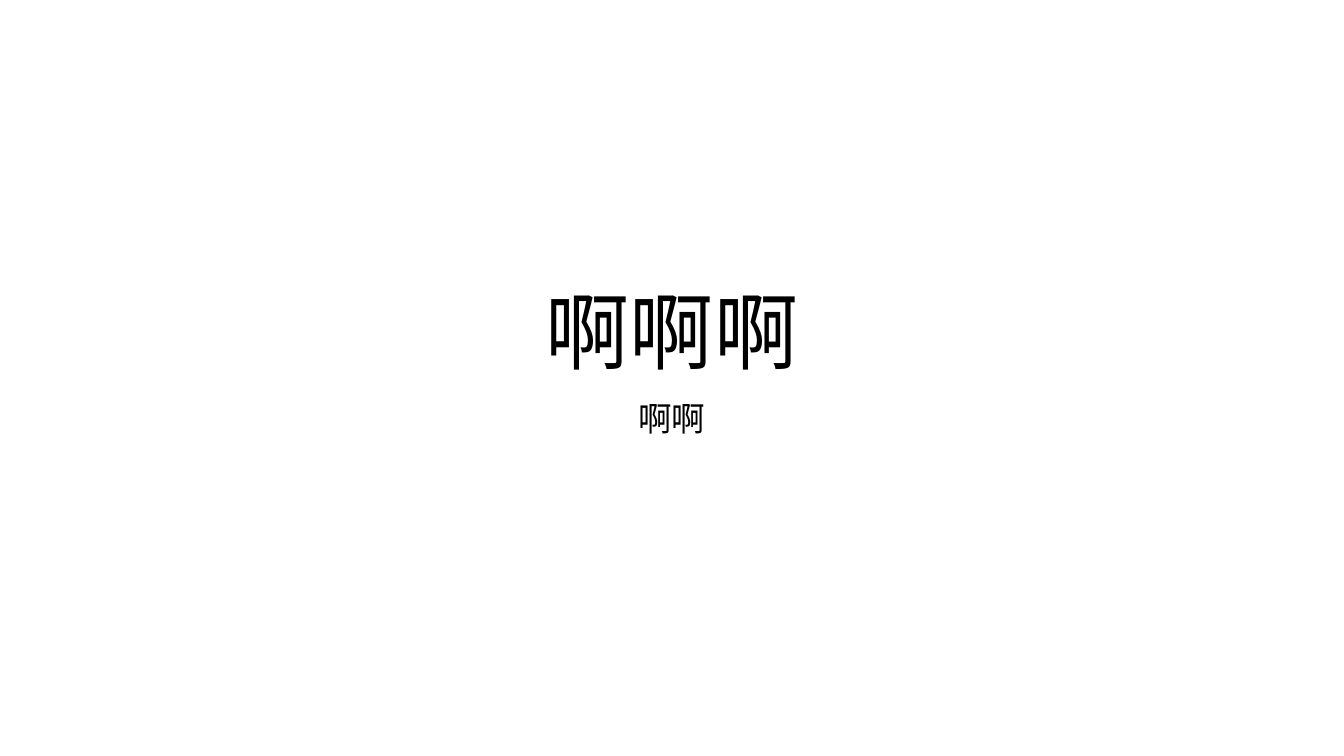
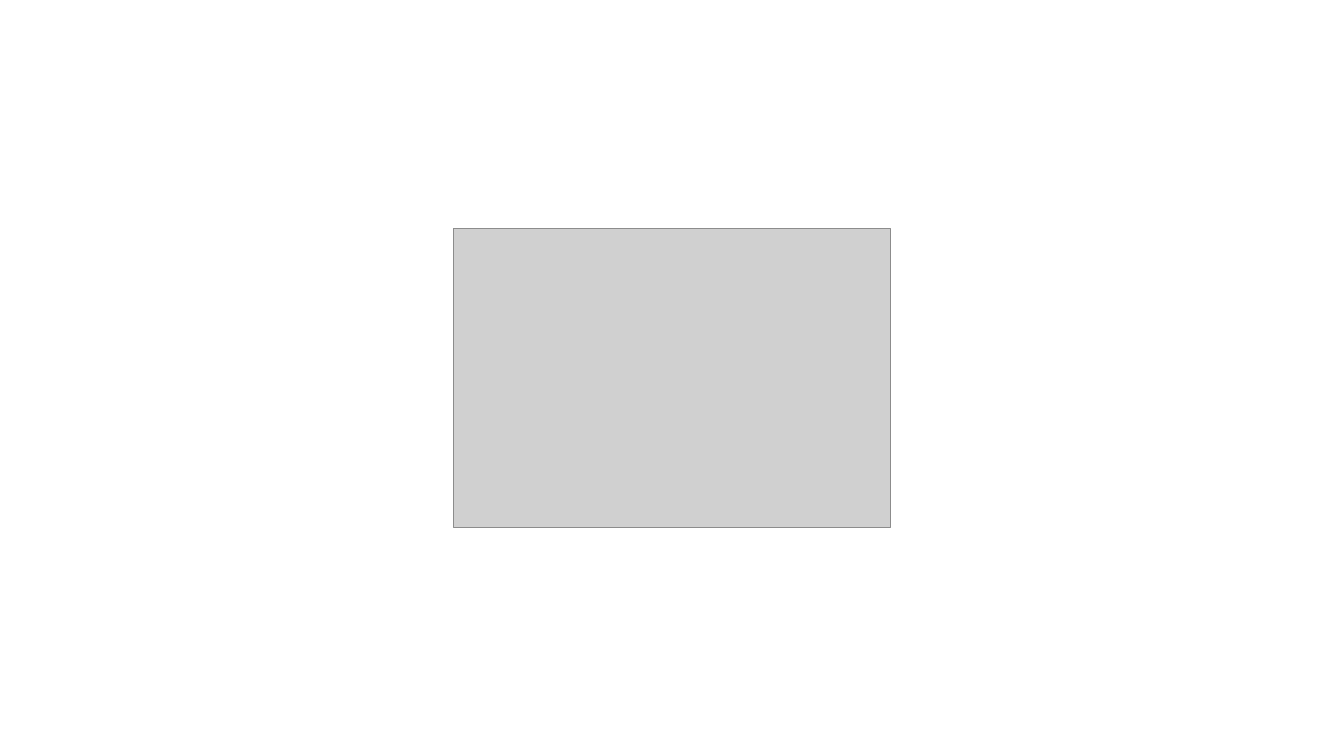
Before and after one commit to EstrangedZ/learngit2, a slide deck: slide 1 of test ppt.pptx. Drawn at 1344x756 pixels with LibreOffice and Linux fonts; fonts in the diff are those of the drawing; grey boxes stand for pictures. Boxes give left, top, right and bottom in pixels: in the first picture for what was removed or moved away, otherwise in the second. Text is boxed around its words. In the diff, an @@ line names an element or a change of style, - is before the commit and + after.

```diff
--- a/test ppt.pptx
+++ b/test ppt.pptx
@@ picture added at (454, 229, 890, 527) @@
@@ title removed at (546, 295, 798, 370) @@
-啊啊啊
@@ subtitle removed at (638, 404, 705, 434) @@
-啊啊
```
Also in this commit, not shown: 1 slide added.
